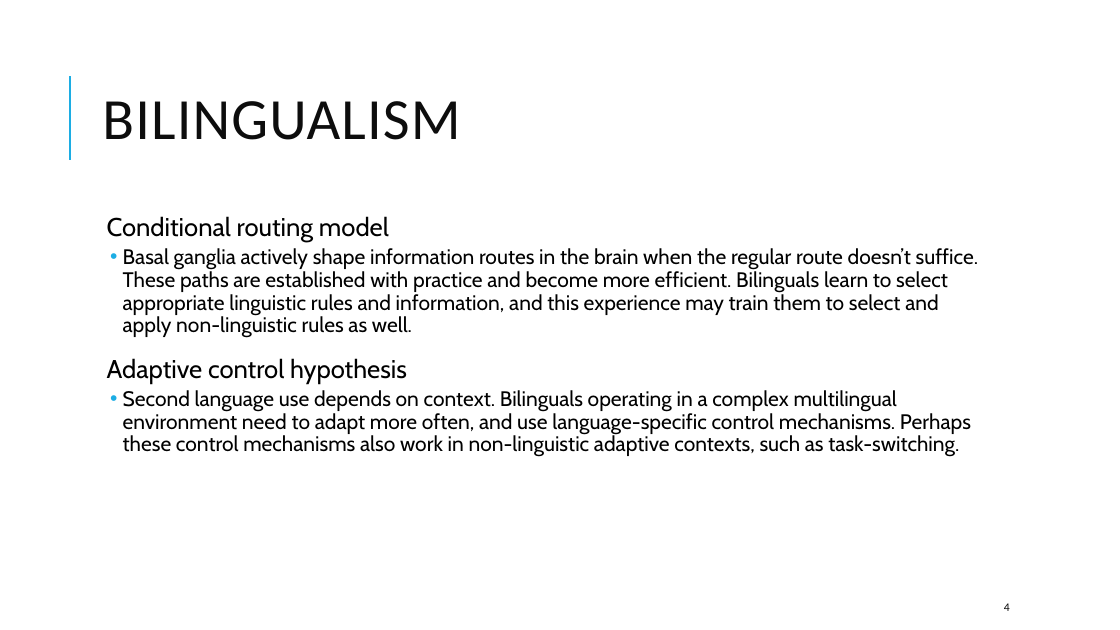
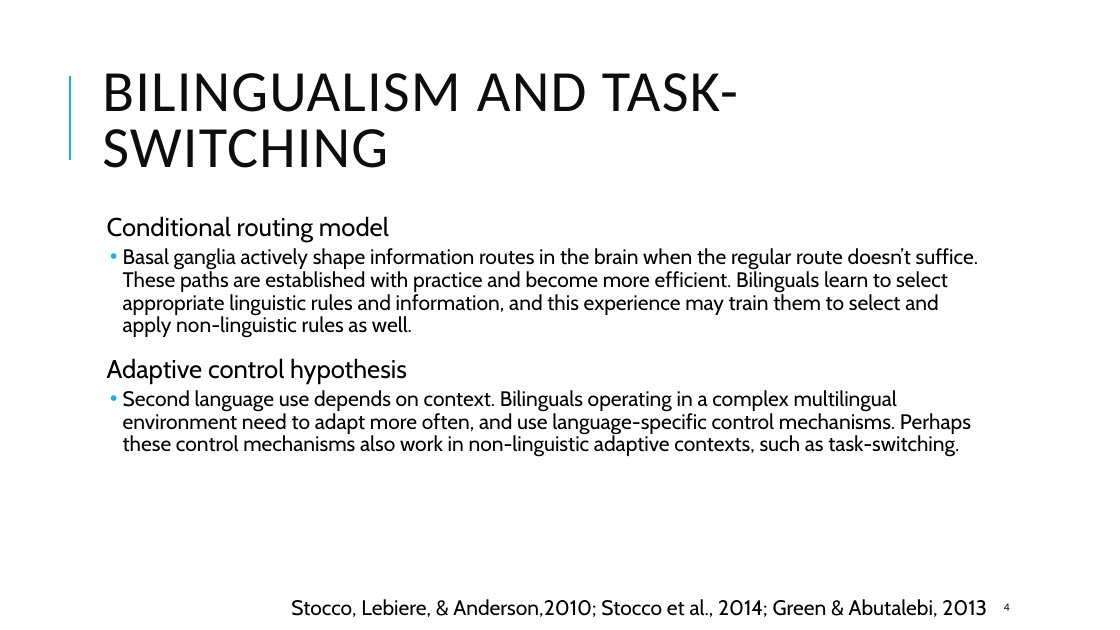
Before and after one commit to UWCCDL/ACTR_RITL, a slide deck: slide 4 of Presentation_August17_CMdeBlecourt_s2188813.pptx. Drawn at 1120x630 pixels with LibreOffice and Linux fonts; fonts in the diff are those of the drawing. Boxes give left, top, right and bottom in pixels: in the first picture for what was removed or moved away, otherwise in the second. Text is boxed around its words. In the diff, an @@ line names an element or a change of style, - is before the commit and + after.

```diff
--- a/Presentation_August17_CMdeBlecourt_s2188813.pptx
+++ b/Presentation_August17_CMdeBlecourt_s2188813.pptx
@@ title at [102,73,738,168]: text changed @@
-BILINGUALISM
+BILINGUALISM AND TASK-SWITCHING
@@ text added at [291,599,987,617], 18 pt, text #000000 @@
+Stocco, Lebiere, & Anderson,2010; Stocco et al., 2014; Green & Abutalebi, 2013
```
Also in this commit, not shown: 13 other slides changed, 9 slides added, 8 slides removed.
